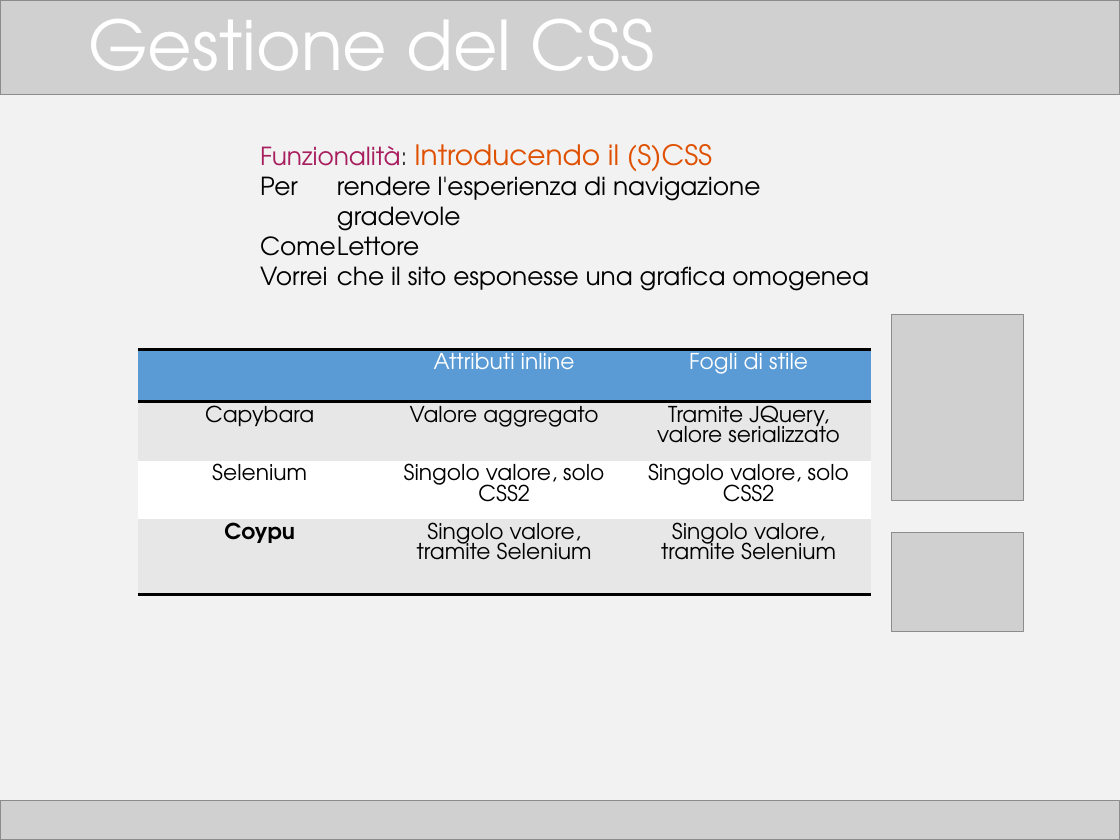
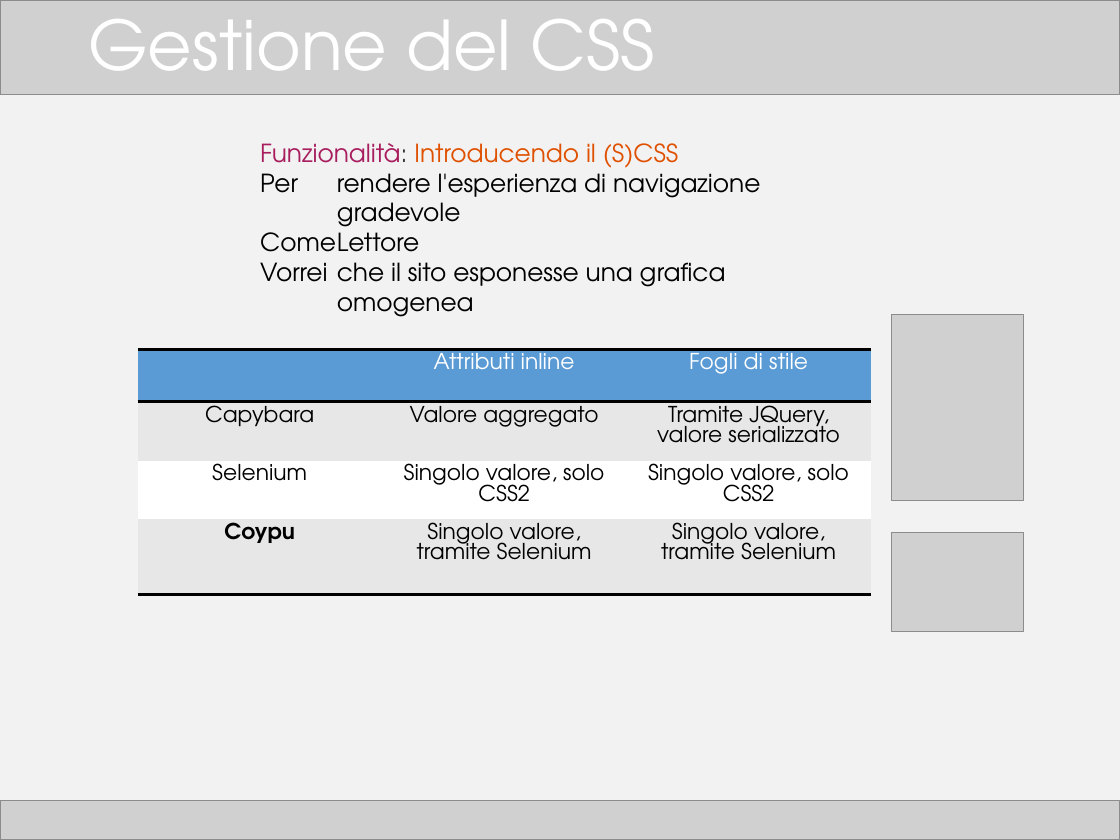
Before and after one commit to TTia/xblog-thesis, a slide deck: slide 18 of Presentazione.pptx. Drawn at 1120x840 pixels with LibreOffice and Linux fonts; fonts in the diff are those of the drawing; grey boxes stand for pictures. Boxes give left, top, right and bottom in pixels: in the first picture for what was removed or moved away, otherwise in the second. Text is boxed around its words. In the diff, an @@ line names an element or a change of style, - is before the commit and + after.

```diff
--- a/Presentazione.pptx
+++ b/Presentazione.pptx
@@ text at (260,143,679,174): size 18 to 16 pt in "Introducendo il (S)CSS" @@
```
Also in this commit, not shown: 15 other slides changed, 1 other file.
